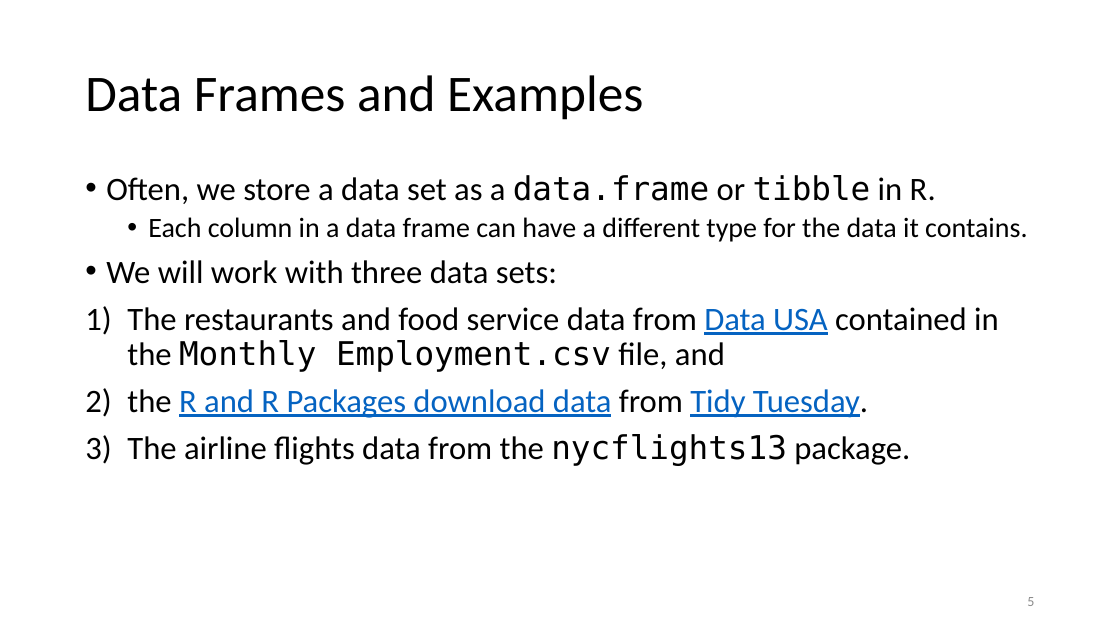
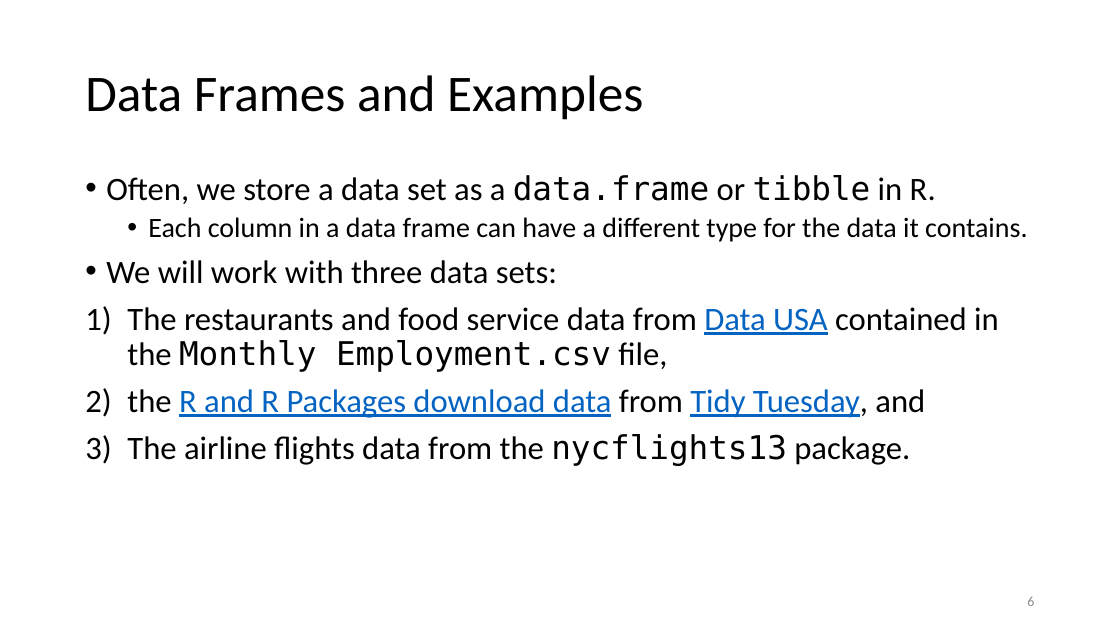
Before and after one commit to jmgraham30/SWBmodules, a slide deck: slide 6 of slides/dates_times_with_r.pptx (slide 5 before the commit). Drawn at 1120x630 pixels with LibreOffice and Linux fonts; fonts in the diff are those of the drawing. Boxes give left, top, right and bottom in pixels: in the first picture for what was removed or moved away, otherwise in the second. Text is boxed around its words. In the diff, an @@ line names an element or a change of style, - is before the commit and + after.

```diff
--- a/slides/dates_times_with_r.pptx
+++ b/slides/dates_times_with_r.pptx
@@ text at box(127, 307, 999, 418): text changed @@
-1) The restaurants and food service data from Data USA contained in the Monthly Employment.csv file, and
-2) the R and R Packages download data from Tidy Tuesday.
+1) The restaurants and food service data from Data USA contained in the Monthly Employment.csv file,
+2) the R and R Packages download data from Tidy Tuesday, and
```
Also in this commit, not shown: 4 other slides changed, 5 slides added, 2 other files.
